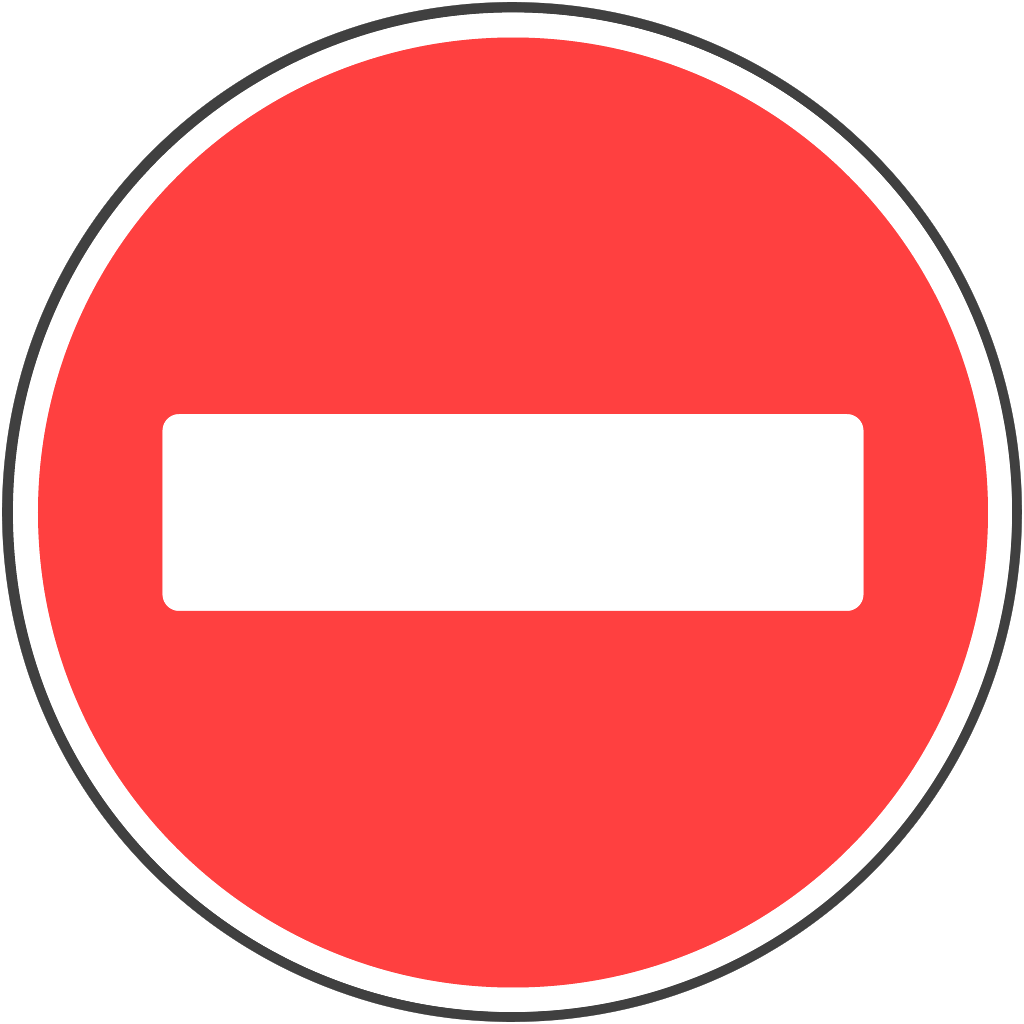
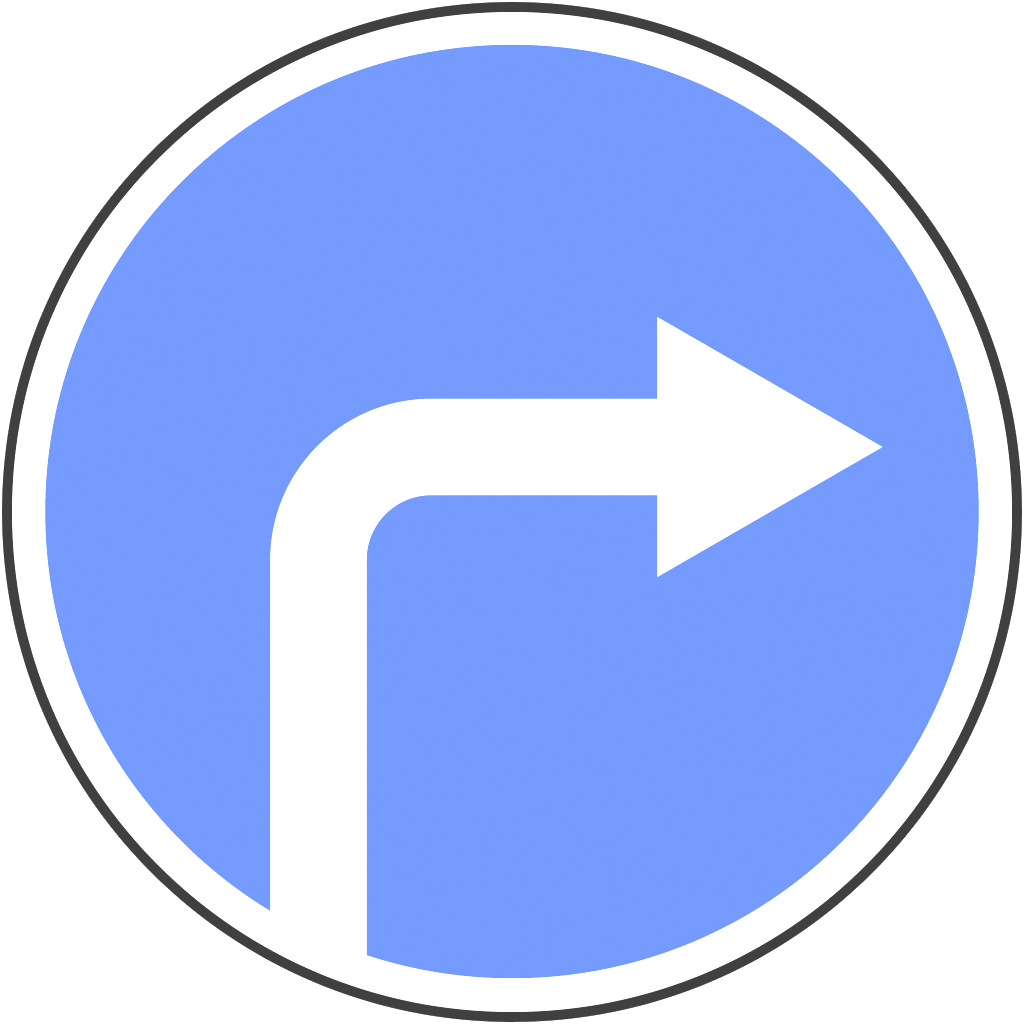
Before/after of a w=1024, h=1024 layered artwork. What changed in the layer stack:
moved "Эллипс 1 копия" above "40", painted on it, unmasked it over (12, 12, 994, 1012)
added group "4.1.2" with 1 layers in group "Группа 1" over (16, 15, 994, 1008)
added layer "Слой 7" (1st of 2, in "Группа 1" › "4.1.2") in group "4.1.2" over (16, 15, 994, 1008)
hid group "3.1" (1 layers) over (12, 12, 994, 1012)